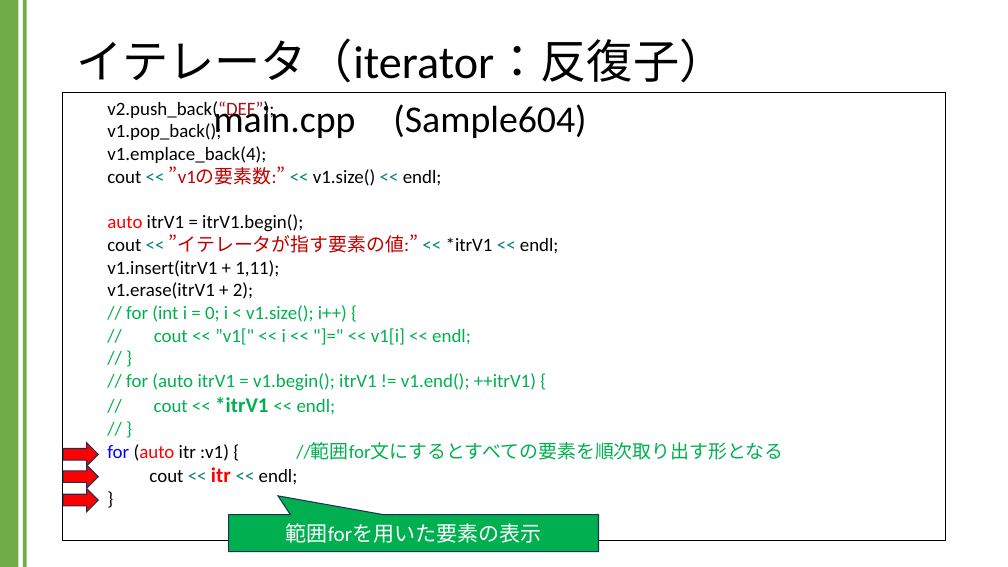
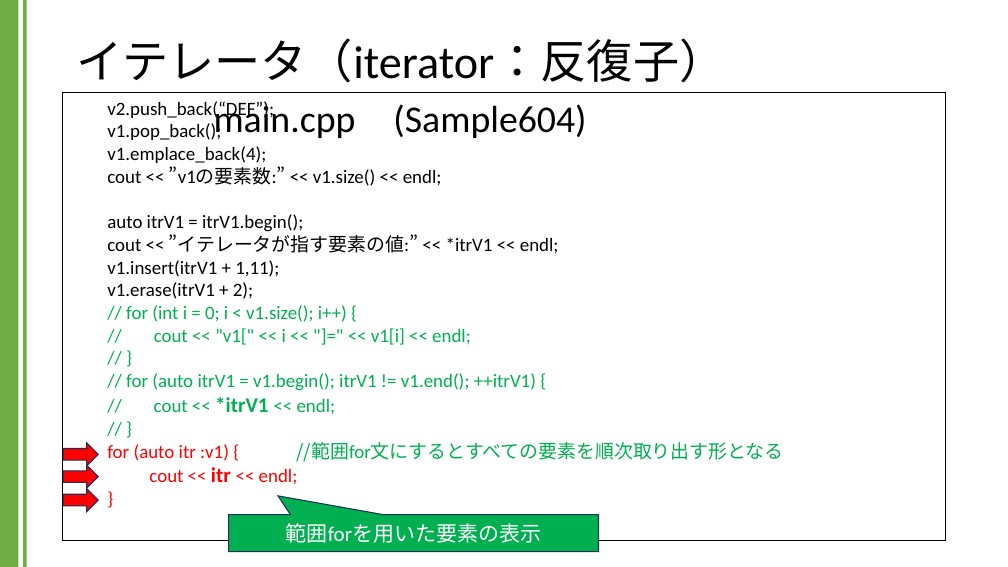
Before and after one commit to kic-murata/cpp2024, a slide deck: slide 28 of 授業資料/講義資料：Vectorクラス.pptx (slide 27 before the commit). Drawn at 1008x567 pixels with LibreOffice and Linux fonts; fonts in the diff are those of the drawing. Boxes give left, top, right and bottom in pixels: in the first picture for what was removed or moved away, otherwise in the second. Text is boxed around its words. In the diff, an @@ line names an element or a change of style, - is before the commit and + after.

```diff
--- a/授業資料/講義資料：Vectorクラス.pptx
+++ b/授業資料/講義資料：Vectorクラス.pptx
@@ text in rectangle at box(107, 101, 783, 484): text colour #A31515 to #000000 in "v2.push_back(“DEF”);"; text colour #008080 to #000000 in "<< << <<", "<< << <<"; text colour #C00000 to #000000 in "”v1の要素数:”", "”イテレータが指す要素の値:”"; text colour #FF0000 to #000000 in "auto"; font Calibri to Noto Sans CJK JP in "//範囲for文にするとすべての要素を順次取り出す形となる"; text colour #0000FF to #FF0000 in "for"; text colour #000000 to #FF0000 in "(auto itr :v1) {", "cout endl;", "}"; text colour #008080 to #FF0000 in "<< <<" @@
```
Also in this commit, not shown: 6 other slides changed, 1 slide added.
